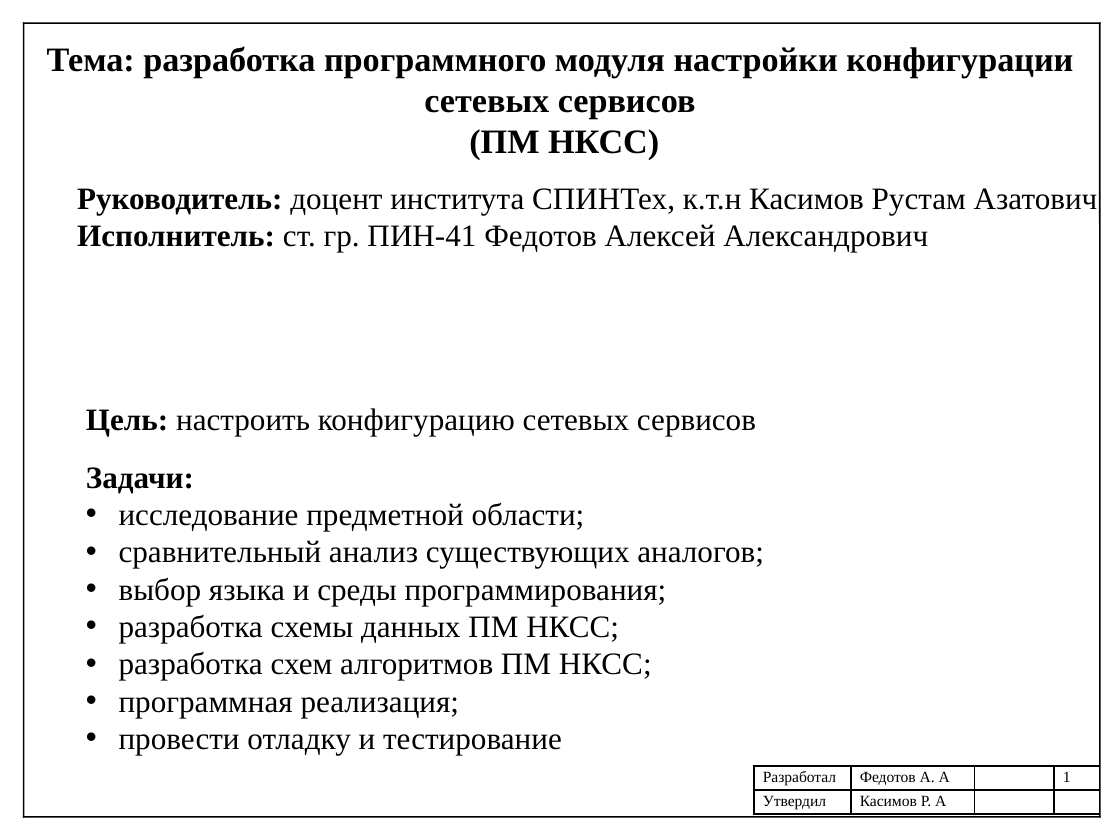
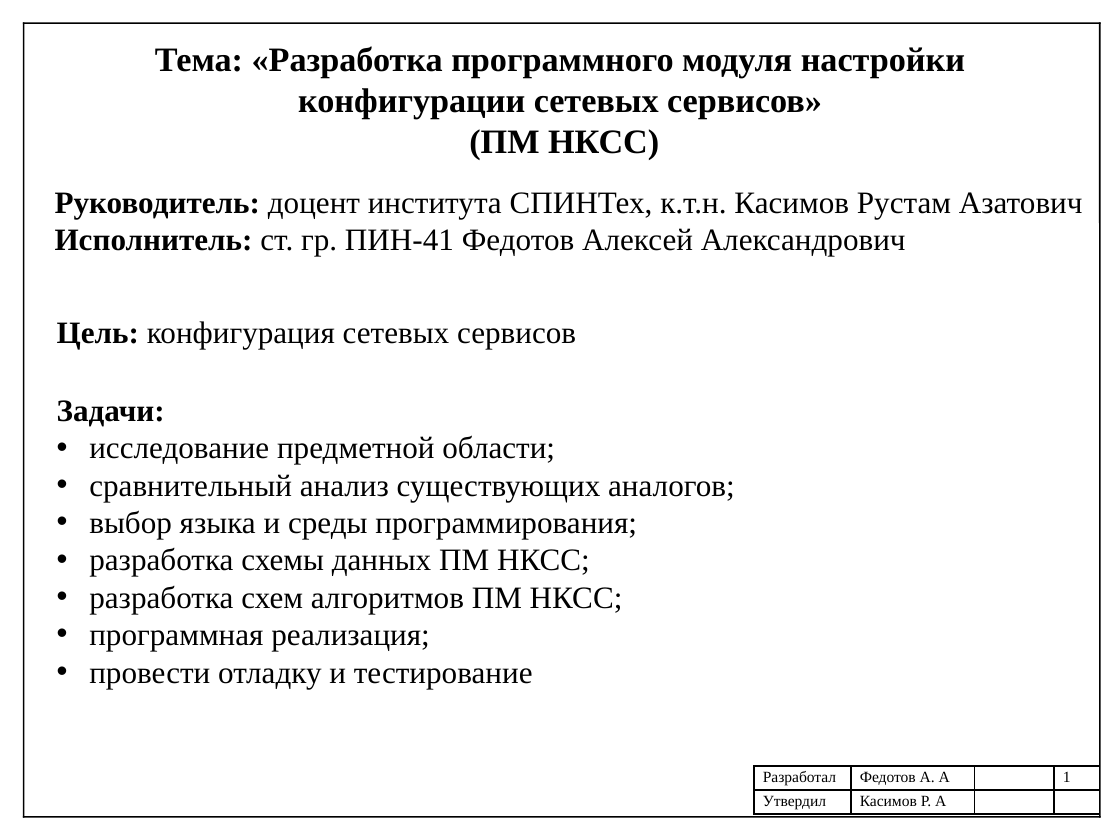
Before and after one commit to Shurpumpel/diplom, a slide deck: slide 1 of предзащита/Федотов_ПИН-41_Презентация.pptx. Drawn at 1120x840 pixels with LibreOffice and Linux fonts; fonts in the diff are those of the drawing. Boxes give left, top, right and bottom in pixels: in the first picture for what was removed or moved away, otherwise in the second. Text is boxed around its words. In the diff, an @@ line names an element or a change of style, - is before the commit and + after.

```diff
--- a/предзащита/Федотов_ПИН-41_Презентация.pptx
+++ b/предзащита/Федотов_ПИН-41_Презентация.pptx
@@ text at [155,46,965,160]: text changed @@
-Тема: разработка программного модуля настройки конфигурации сетевых сервисов
-(ПМ НКСС)
+Тема: «Разработка программного модуля настройки конфигурации сетевых сервисов»
+(ПМ НКСС)
@@ text "Руководитель: доцент института СПИНТех, к.т.н. ...": place and size @@
-text "Руководитель: доцент института СПИНТех, к.т.н. ..." at [77,188,1098,252]
+text "Руководитель: доцент института СПИНТех, к.т.н. ..." at [55,192,1083,256]
@@ text at [55,192,1083,219]: text changed @@
-Руководитель: доцент института СПИНТех, к.т.н Касимов Рустам Азатович
+Руководитель: доцент института СПИНТех, к.т.н. Касимов Рустам Азатович
@@ text "Цель: конфигурация сетевых сервисов": place and size @@
-text "Цель: конфигурация сетевых сервисов" at [86,408,764,755]
+text "Цель: конфигурация сетевых сервисов" at [57,321,735,688]
@@ text at [57,321,576,348]: text changed @@
-Цель: настроить конфигурацию сетевых сервисов
+Цель: конфигурация сетевых сервисов
```
Also in this commit, not shown: 5 other slides changed, 3 other files.
